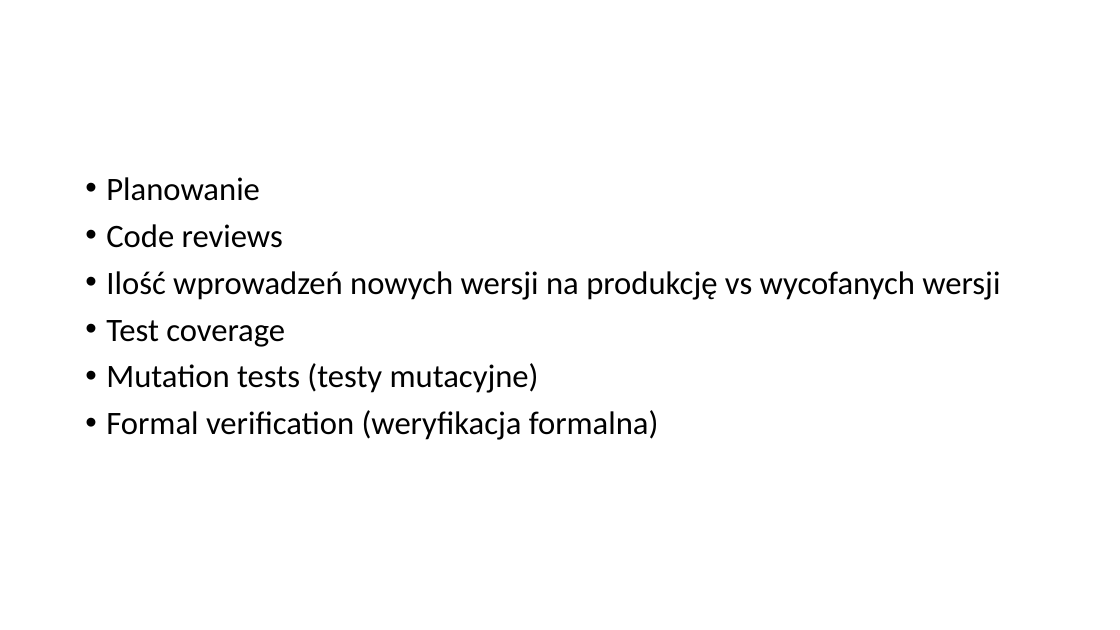
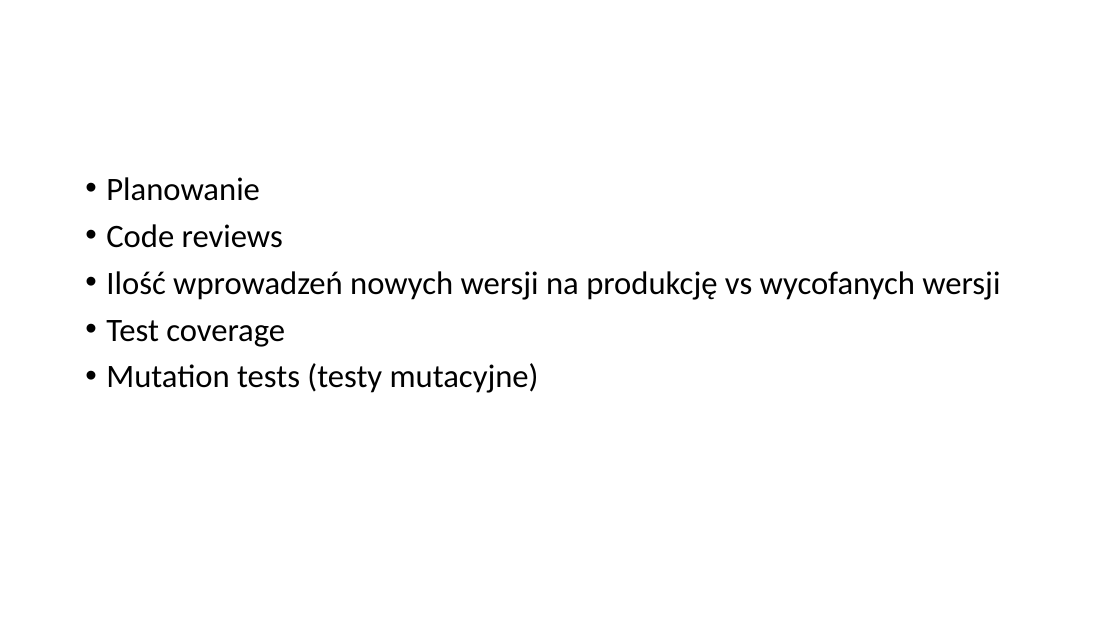
Before and after one commit to plitwinski/automated-tests-presentation, a slide deck: slide 18 of presentation/polish/Automatycznie testowalne aplikacje w srodowisku rozproszonym.pptx. Drawn at 1120x630 pixels with LibreOffice and Linux fonts; fonts in the diff are those of the drawing. Boxes give left, top, right and bottom in pixels: in the first picture for what was removed or moved away, otherwise in the second. Text is boxed around its words. In the diff, an @@ line names an element or a change of style, - is before the commit and + after.

Commit message:
Furhter tidy up

```diff
--- a/presentation/polish/Automatycznie testowalne aplikacje w srodowisku rozproszonym.pptx
+++ b/presentation/polish/Automatycznie testowalne aplikacje w srodowisku rozproszonym.pptx
@@ text at [106, 410, 659, 440]: paragraph removed @@
-• Formal verification (weryfikacja formalna)
```
